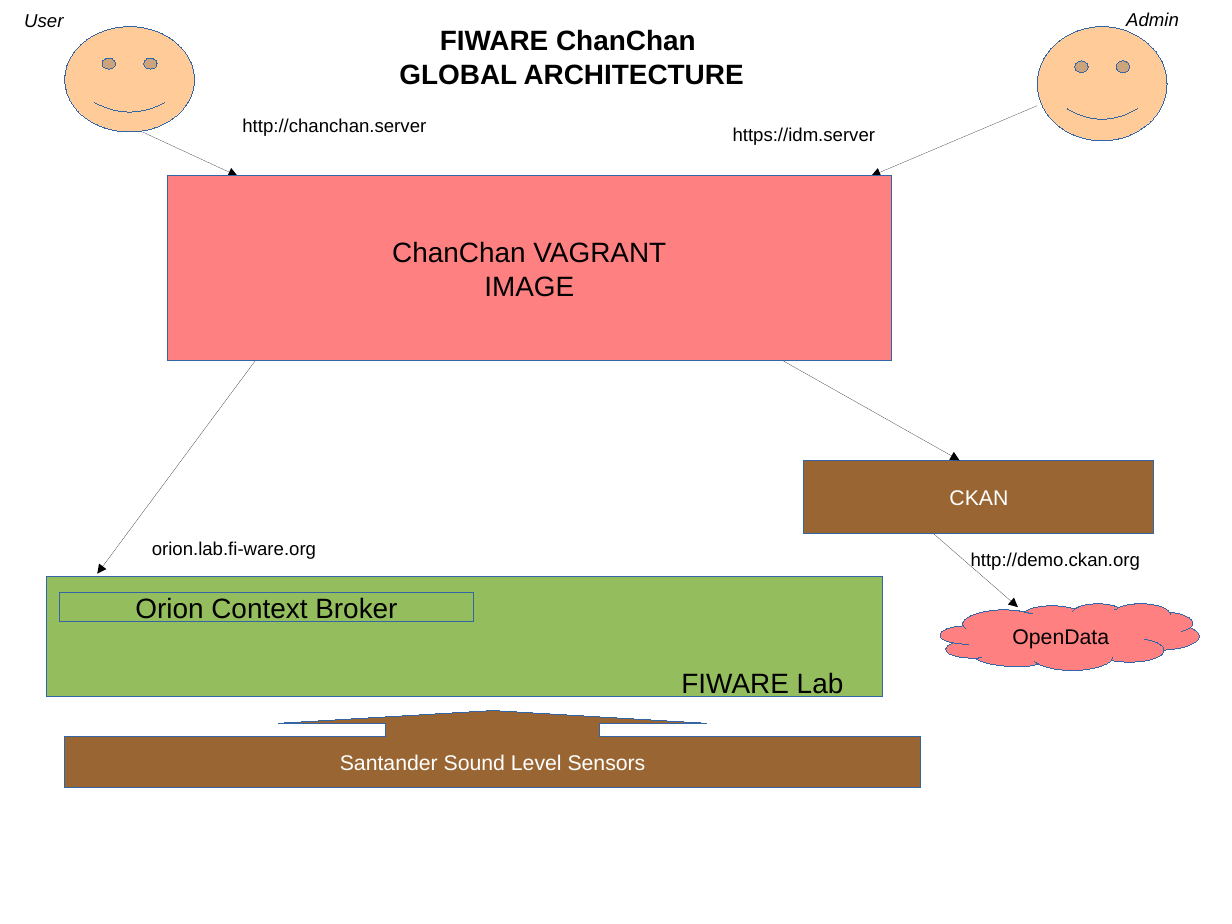
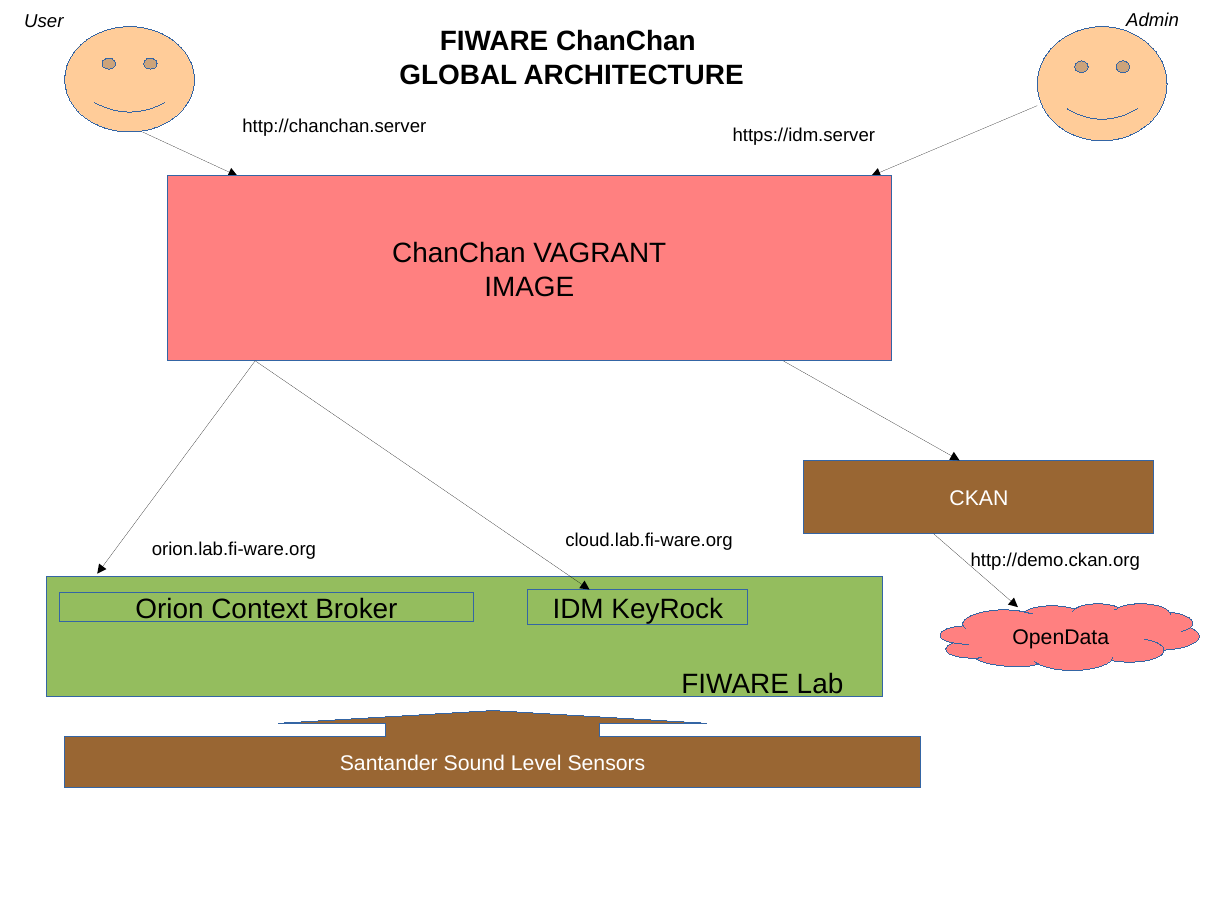
Before and after one commit to Bitergia/fiware-chanchan, a slide deck: slide 4 of doc/ChanChan.odp. Drawn at 1232x924 pixels with LibreOffice and Linux fonts; fonts in the diff are those of the drawing. Boxes give left, top, right and bottom in pixels: in the first picture for what was removed or moved away, otherwise in the second. Text is boxed around its words. In the diff, an @@ line names an element or a change of style, - is before the commit and + after.

Commit message:
Added first slides for Santander sensores. Completed global architecture with KeyRock from filabs.

```diff
--- a/doc/ChanChan.odp
+++ b/doc/ChanChan.odp
@@ arrow added from (255, 361) to (590, 590), #000000 0 pt @@
@@ text added at [565, 532, 732, 550], 12 pt, text #000000 @@
+cloud.lab.fi-ware.org
@@ rectangle added at [528, 590, 748, 625], fill #94BD5E, outline #3465A4 0 pt, 18 pt, text #000000 @@
+IDM KeyRock
```
Also in this commit, not shown: 1 other slide changed, 2 slides added, 1 other file.
